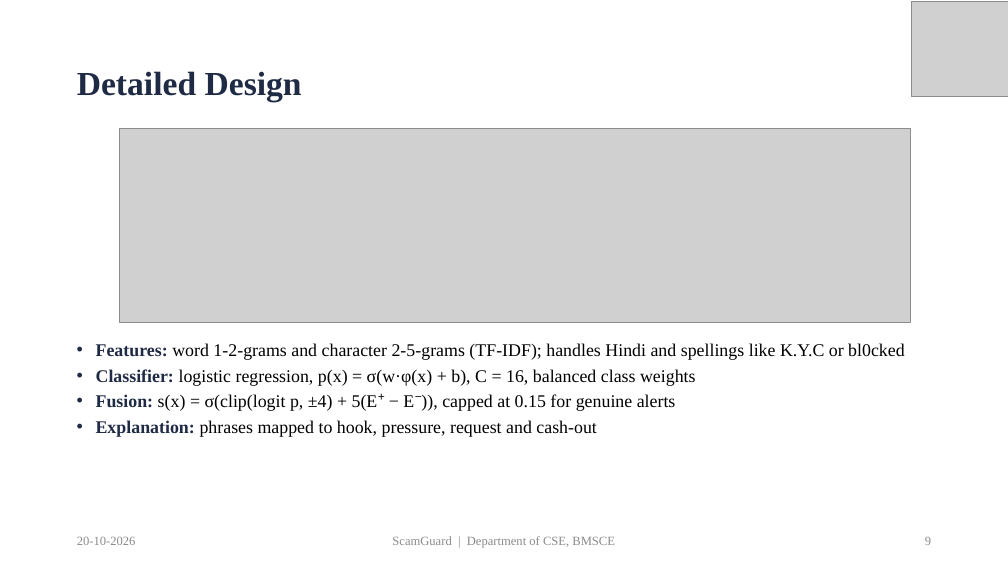
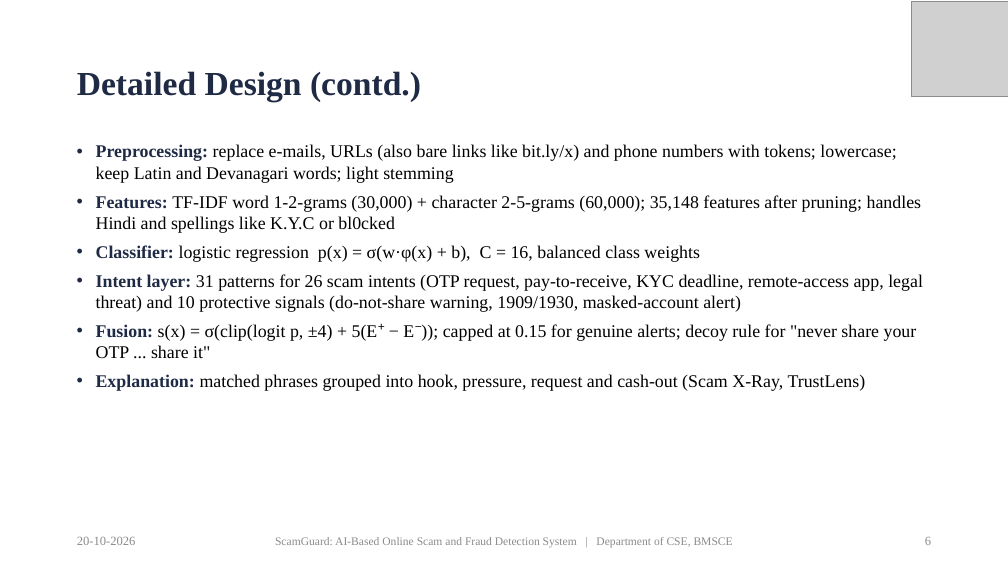
Before and after one commit to priyamthakur275/ScamGuard-AI, a slide deck: slide 6 of docs/presentation/ScamGuard_PP2_Presentation.pptx (slide 9 before the commit). Drawn at 1008x567 pixels with LibreOffice and Linux fonts; fonts in the diff are those of the drawing; grey boxes stand for pictures. Boxes give left, top, right and bottom in pixels: in the first picture for what was removed or moved away, otherwise in the second. Text is boxed around its words. In the diff, an @@ line names an element or a change of style, - is before the commit and + after.

Commit message:
Docs: describe only the current dataset and model; follow the PP2 outline; add guide and author e-mails

```diff
--- a/docs/presentation/ScamGuard_PP2_Presentation.pptx
+++ b/docs/presentation/ScamGuard_PP2_Presentation.pptx
@@ title at <box>77,71,421,102</box>: text changed @@
-Detailed Design
+Detailed Design (contd.)
@@ text at <box>96,144,923,391</box>: text changed @@
-• Features: word 1-2-grams and character 2-5-grams (TF-IDF); handles Hindi and spellings like K.Y.C or bl0cked
-• Classifier: logistic regression, p(x) = σ(w·φ(x) + b), C = 16, balanced class weights
-• Fusion: s(x) = σ(clip(logit p, ±4) + 5(E⁺ − E⁻)), capped at 0.15 for genuine alerts
-• Explanation: phrases mapped to hook, pressure, request and cash-out
+• Preprocessing: replace e-mails, URLs (also bare links like bit.ly/x) and phone numbers with tokens; lowercase; keep Latin and Devanagari words; light stemming
+• Features: TF-IDF word 1-2-grams (30,000) + character 2-5-grams (60,000); 35,148 features after pruning; handles Hindi and spellings like K.Y.C or bl0cked
+• Classifier: logistic regression p(x) = σ(w·φ(x) + b), C = 16, balanced class weights
+• Intent layer: 31 patterns for 26 scam intents (OTP request, pay-to-receive, KYC deadline, remote-access app, legal threat) and 10 protective signals (do-not-share warning, 1909/1930, masked-account alert)
+• Fusion: s(x) = σ(clip(logit p, ±4) + 5(E⁺ − E⁻)); capped at 0.15 for genuine alerts; decoy rule for "never share your OTP ... share it"
+• Explanation: matched phrases grouped into hook, pressure, request and cash-out (Scam X-Ray, TrustLens)
@@ picture removed at <box>120,129,910,323</box> @@
@@ text at <box>275,537,733,548</box>: text changed; size 12 to 11 pt @@
-ScamGuard | Department of CSE, BMSCE
+ScamGuard: AI-Based Online Scam and Fraud Detection System | Department of CSE, BMSCE
@@ page number at <box>925,537,931,545</box>: text changed @@
-9
+6
```
Also in this commit, not shown: 17 other slides changed, 7 slides added, 4 slides removed, 10 other files.
